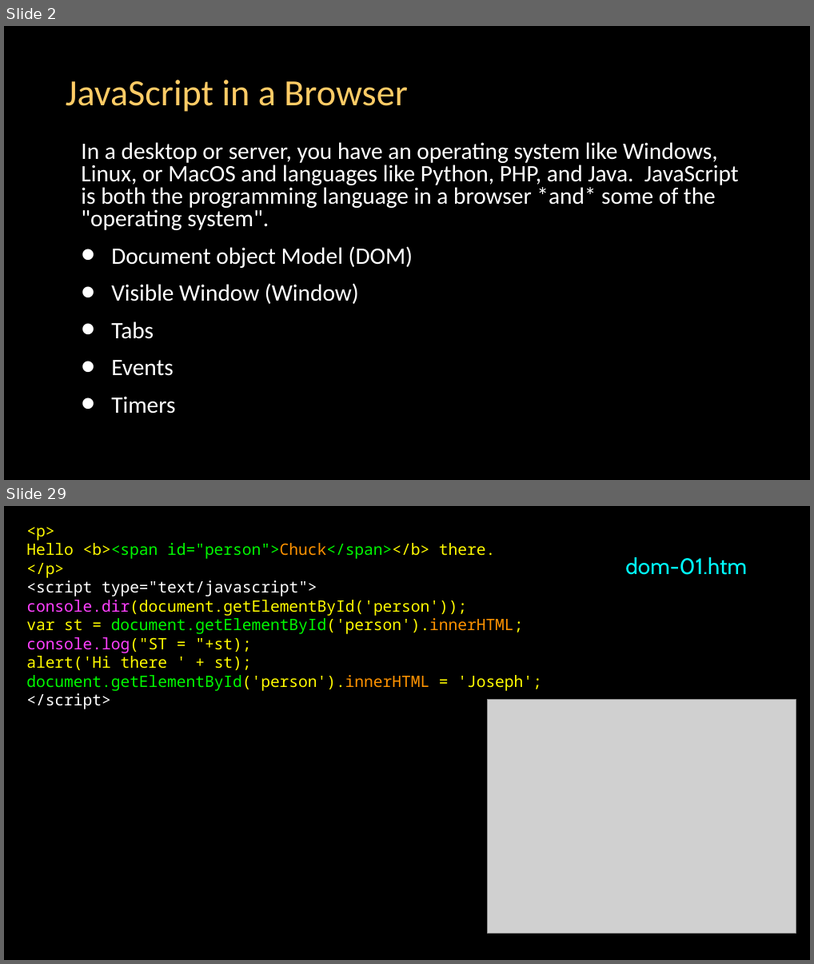
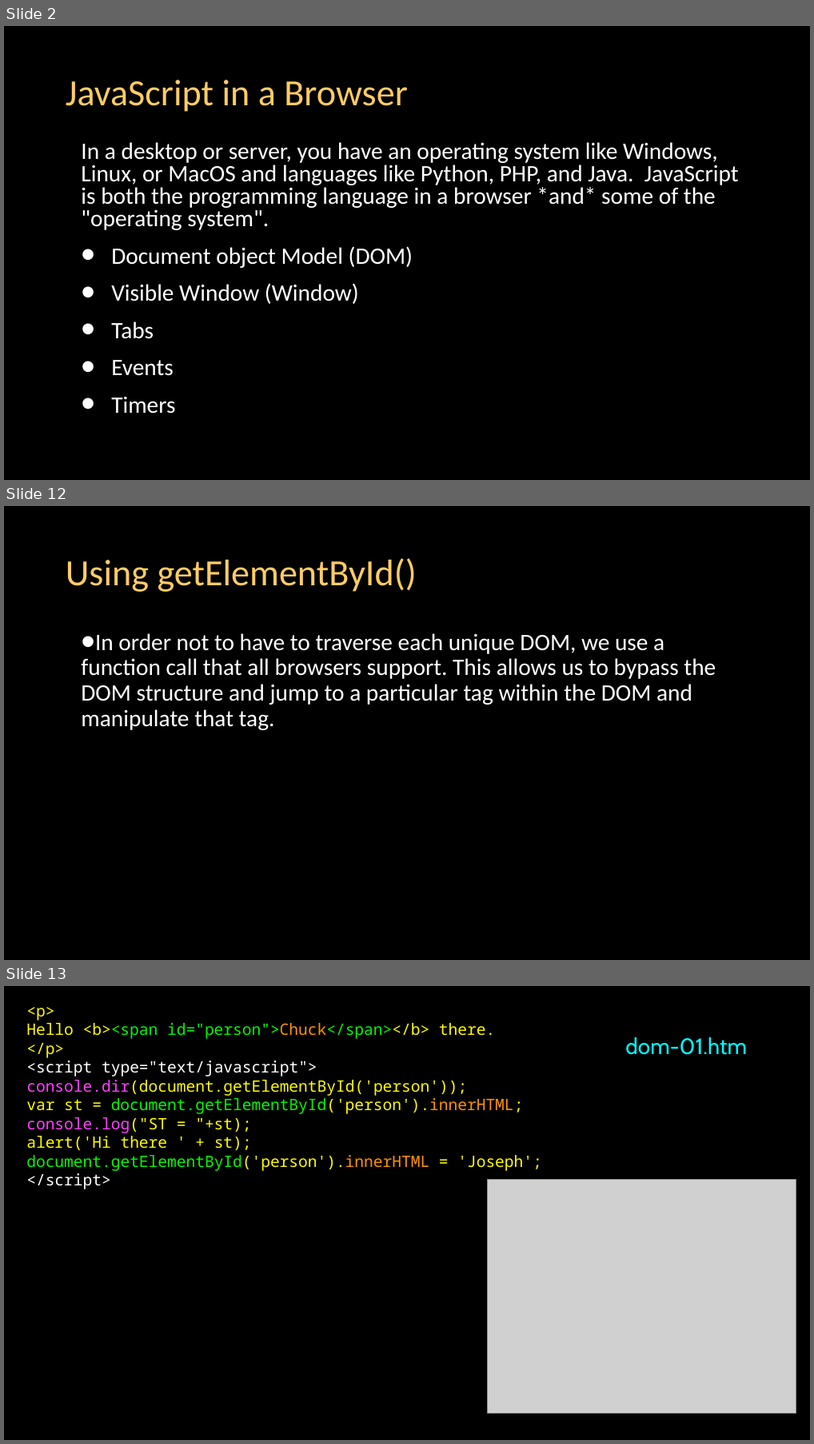
Before and after one commit to csev/dj4e, a slide deck: lectures/JS-03-Browser.pptx. Shown one above the other, each under a label of ours: slides 2 and 29 before the commit, slides 2, 12 and 13 after it; the slides between them are not shown. The pictures are 814x964 and 814x1444 pixels, drawn with LibreOffice and Linux fonts; fonts in the diff are those of the drawing; grey boxes stand for pictures. Boxes give left, top, right and bottom in pixels: in the first picture for what was removed or moved away, otherwise in the second. Text is boxed around its words. In the diff, an @@ line names an element or a change of style, - is before the commit and + after.

```diff
--- a/lectures/JS-03-Browser.pptx
+++ b/lectures/JS-03-Browser.pptx
@@ slide 12 added at box(4, 506, 810, 960), background #000000 @@
@@ title added at box(66, 558, 417, 592), 44 pt, text #FFCC66 @@
+Using getElementById()
@@ text added at box(81, 633, 716, 730), 28 pt, text #FFFFFF @@
+• In order not to have to traverse each unique DOM, we use a function call that all browsers support. This allows us to bypass the DOM structure and jump to a particular tag within the DOM and manipulate that tag.
@@ what was slide 29 is now slide 13 @@
```
Also in this commit, not shown: 14 other slides added, 16 other files.
